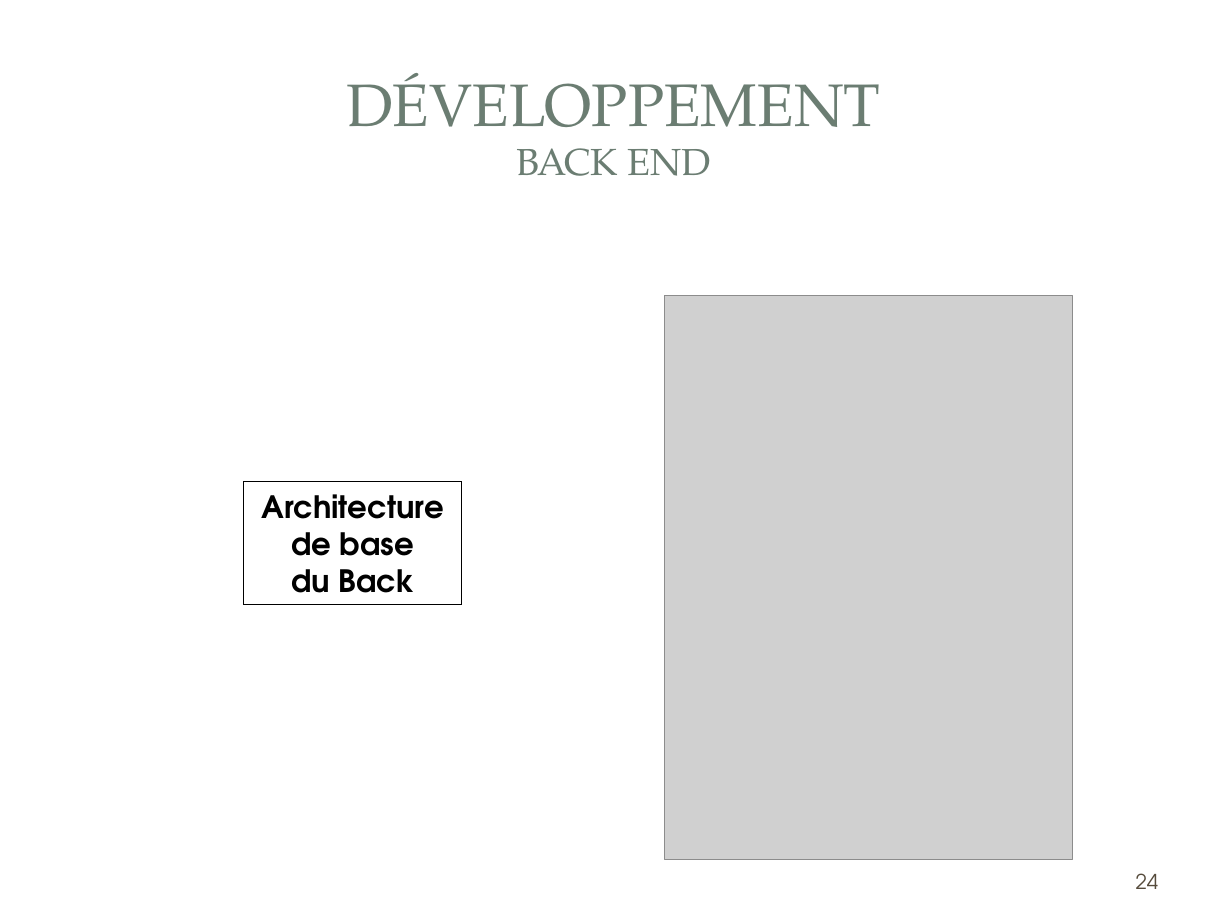
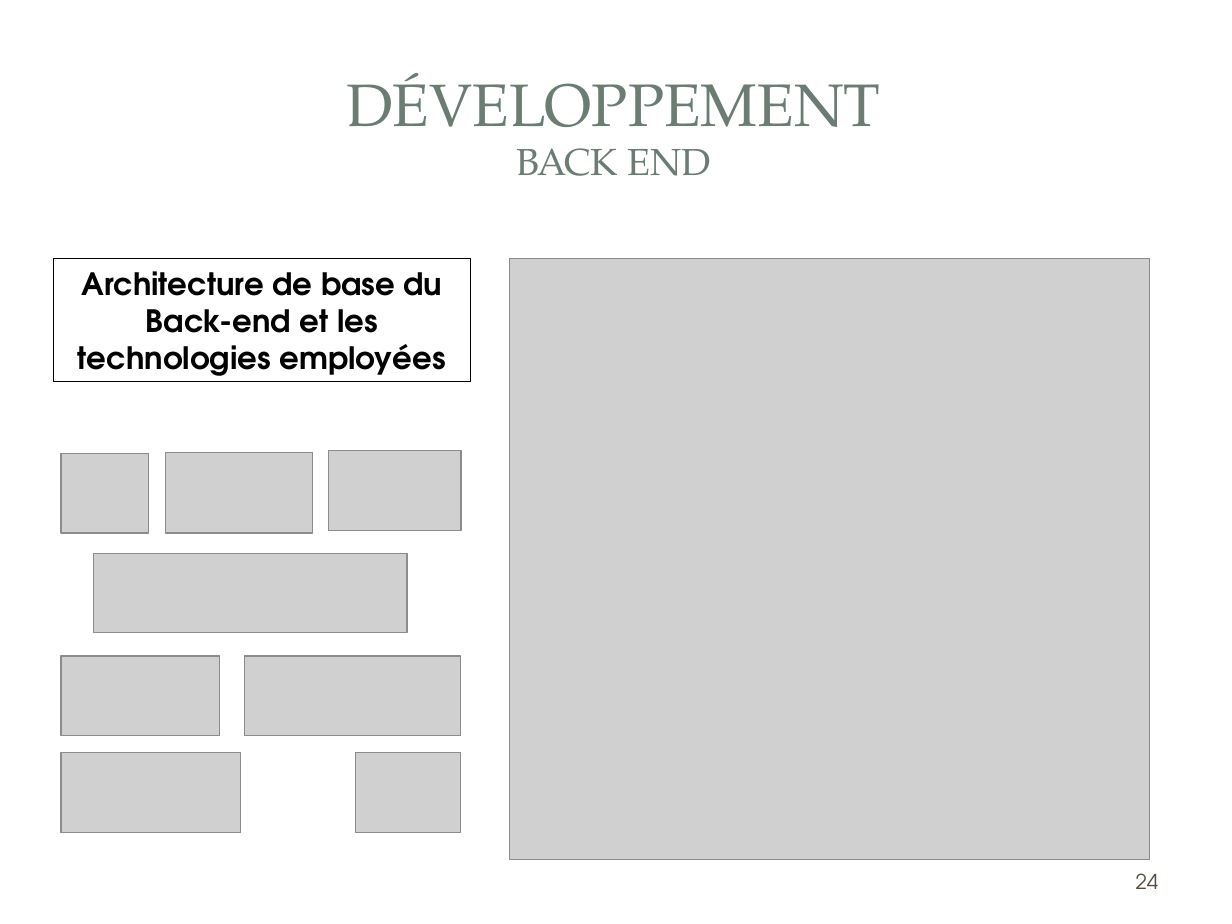
Before and after one commit to gestionsAbsences/gestionAbsences, a slide deck: slide 24 of Projet/Dossier/Fred/COURIOL_Fred_Présentation.ppt. Drawn at 1232x924 pixels with LibreOffice and Linux fonts; fonts in the diff are those of the drawing; grey boxes stand for pictures; background and template pictures are left out. Boxes give left, top, right and bottom in pixels: in the first picture for what was removed or moved away, otherwise in the second. Text is boxed around its words. In the diff, an @@ line names an element or a change of style, - is before the commit and + after.

```diff
--- a/Projet/Dossier/Fred/COURIOL_Fred_Présentation.ppt
+++ b/Projet/Dossier/Fred/COURIOL_Fred_Présentation.ppt
@@ rectangle "Architecture de base du Back-end ...": place and size @@
-rectangle "Architecture de base du Back-end ..." at [244,482,462,605]
+rectangle "Architecture de base du Back-end ..." at [53,259,471,382]
@@ picture: place and size @@
-picture at [664,296,1072,859]
+picture at [509,259,1149,860]
@@ text in rectangle at [78,271,445,382]: text changed @@
-Architecture
-de base
-du Back
+Architecture de base du Back-end et les technologies employées
@@ picture added at [60,453,148,532] @@
@@ picture added at [165,452,312,533] @@
@@ picture added at [329,451,461,530] @@
@@ picture added at [94,553,408,632] @@
@@ picture added at [60,655,218,734] @@
@@ picture added at [245,655,461,734] @@
@@ picture added at [60,753,240,832] @@
@@ picture added at [356,753,462,832] @@
```
Also in this commit, not shown: 6 other slides changed, 3 slides added, 3 slides removed, 9 other files.
